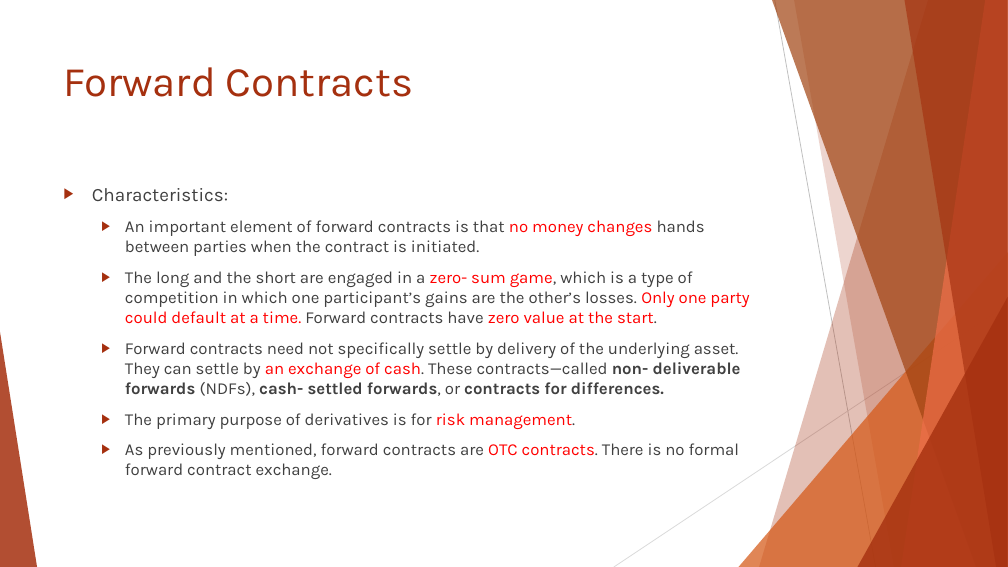
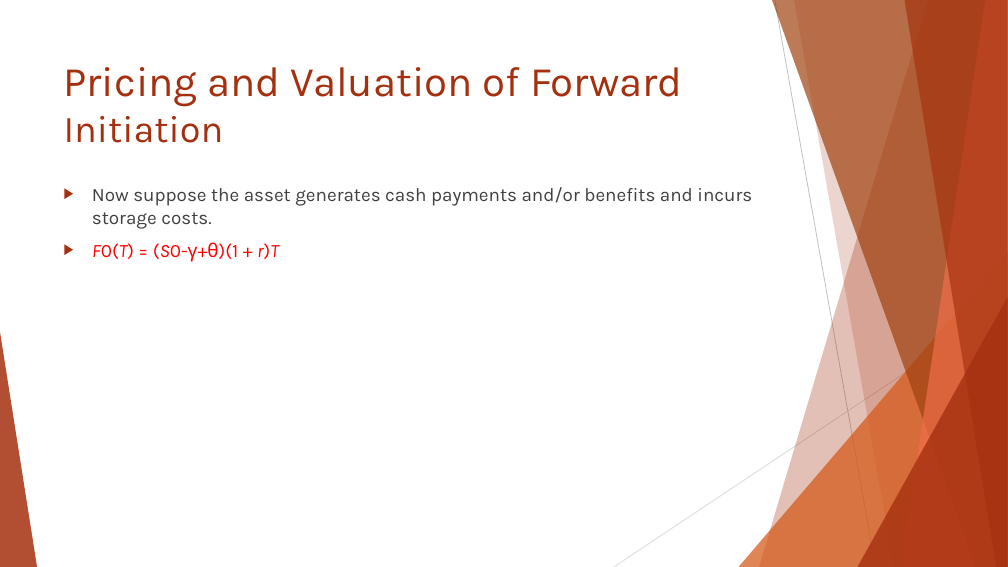
Before and after one commit to Isco0530/data, a slide deck: slide 16 of Reading 46.pptx. Drawn at 1008x567 pixels with LibreOffice and Linux fonts; fonts in the diff are those of the drawing. Boxes give left, top, right and bottom in pixels: in the first picture for what was removed or moved away, otherwise in the second. Text is boxed around its words. In the diff, an @@ line names an element or a change of style, - is before the commit and + after.

```diff
--- a/Reading 46.pptx
+++ b/Reading 46.pptx
@@ title at (x1=64, y1=67, x2=682, y2=143): text changed @@
-Forward Contracts
+Pricing and Valuation of Forward
+Initiation
@@ text at (x1=92, y1=187, x2=752, y2=262): text changed; size 16 to 18 pt @@
-▶ Characteristics:
-  ▶ An important element of forward contracts is that no money changes hands between parties when the contract is initiated.
-  ▶ The long and the short are engaged in a zero- sum game, which is a type of competition in which one participant’s gains are the other’s losses. Only one party could default at a time. Forward contracts have zero value at the start.
-  ▶ Forward contracts need not specifically settle by delivery of the underlying asset. They can settle by an exchange of cash. These contracts—called non- deliverable forwards (NDFs), cash- settled forwards, or contracts for differences.
-  ▶ The primary purpose of derivatives is for risk management.
-  ▶ As previously mentioned, forward contracts are OTC contracts. There is no formal forward contract exchange.
+▶ Now suppose the asset generates cash payments and/or benefits and incurs storage costs.
+▶ F0(T) = (S0-γ+θ)(1 + r)T
```
Also in this commit, not shown: 2 other slides changed, 1 slide added, 1 slide removed.
